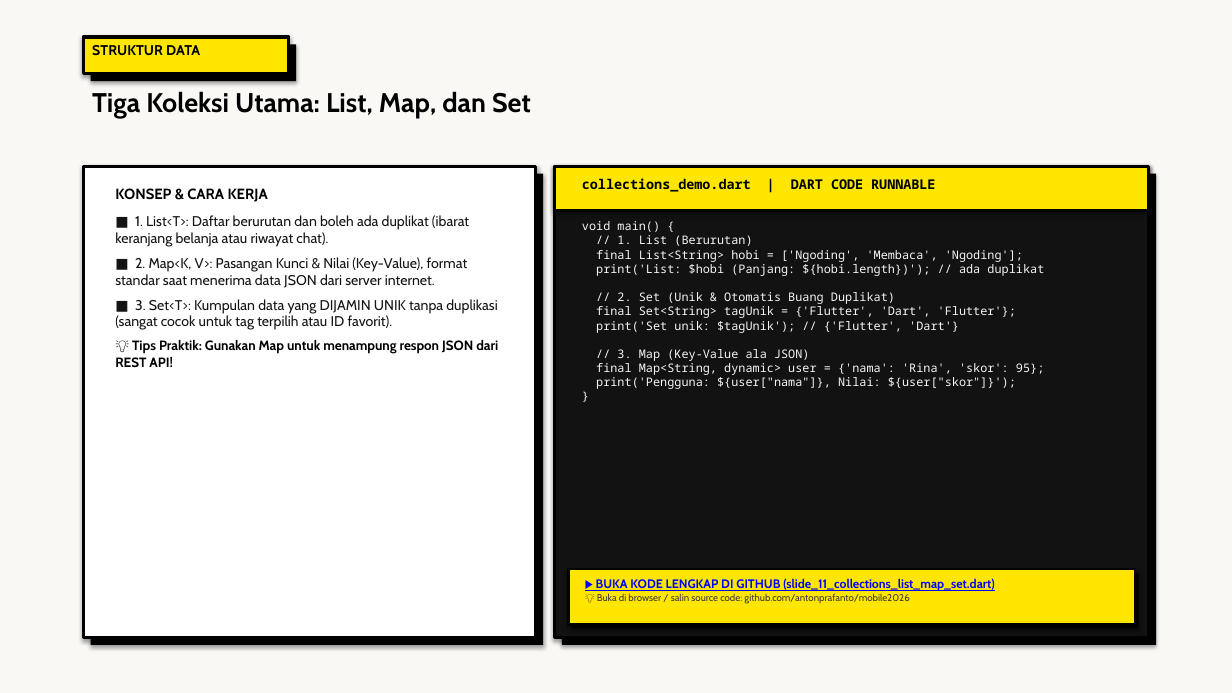
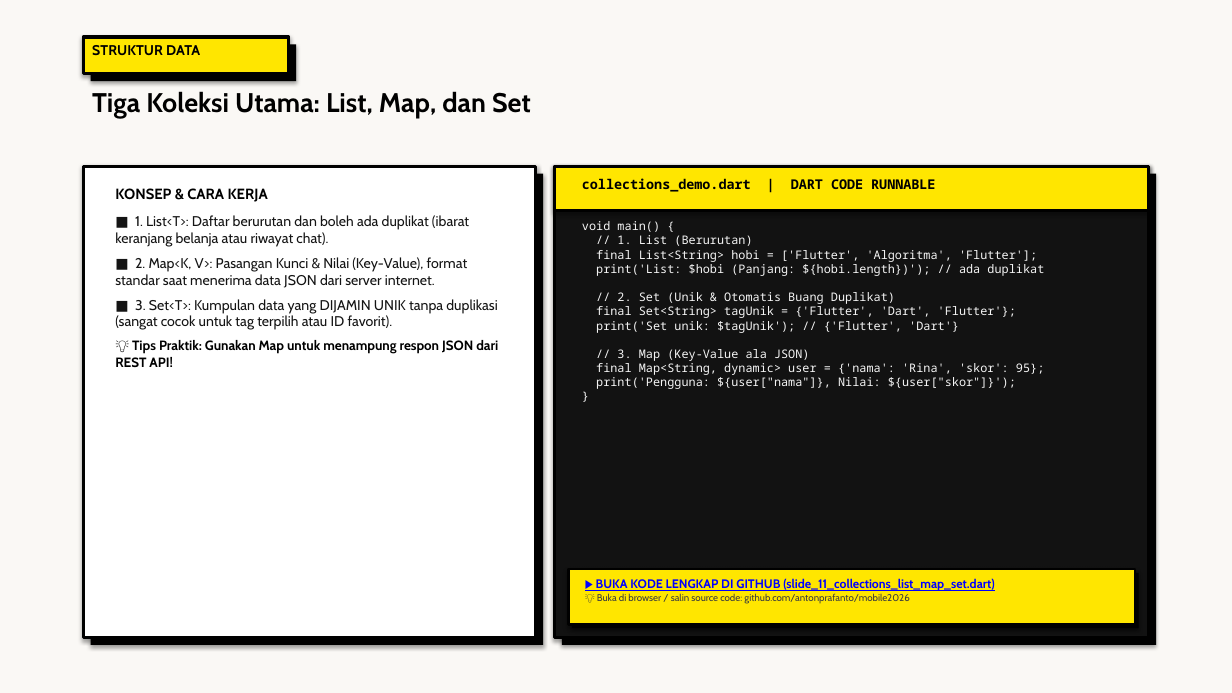
Before and after one commit to antonprafanto/mobile2026, a slide deck: slide 11 of 03_slide_presentasi/PERTEMUAN_02_Modern_Dart_Programming.pptx. Drawn at 1232x693 pixels with LibreOffice and Linux fonts; fonts in the diff are those of the drawing. Boxes give left, top, right and bottom in pixels: in the first picture for what was removed or moved away, otherwise in the second. Text is boxed around its words. In the diff, an @@ line names an element or a change of style, - is before the commit and + after.

```diff
--- a/03_slide_presentasi/PERTEMUAN_02_Modern_Dart_Programming.pptx
+++ b/03_slide_presentasi/PERTEMUAN_02_Modern_Dart_Programming.pptx
@@ text at box(582, 221, 1044, 389): text changed @@
-void main() {
-// 1. List (Berurutan)
-final List<String> hobi = ['Ngoding', 'Membaca', 'Ngoding'];
-print('List: $hobi (Panjang: ${hobi.length})'); // ada duplikat
-// 2. Set (Unik & Otomatis Buang Duplikat)
-final Set<String> tagUnik = {'Flutter', 'Dart', 'Flutter'};
-print('Set unik: $tagUnik'); // {'Flutter', 'Dart'}
-// 3. Map (Key-Value ala JSON)
-final Map<String, dynamic> user = {'nama': 'Rina', 'skor': 95};
-print('Pengguna: ${user["nama"]}, Nilai: ${user["skor"]}');
-}
+void main() {
+// 1. List (Berurutan)
+final List<String> hobi = ['Flutter', 'Algoritma', 'Flutter'];
+print('List: $hobi (Panjang: ${hobi.length})'); // ada duplikat
+// 2. Set (Unik & Otomatis Buang Duplikat)
+final Set<String> tagUnik = {'Flutter', 'Dart', 'Flutter'};
+print('Set unik: $tagUnik'); // {'Flutter', 'Dart'}
+// 3. Map (Key-Value ala JSON)
+final Map<String, dynamic> user = {'nama': 'Rina', 'skor': 95};
+print('Pengguna: ${user["nama"]}, Nilai: ${user["skor"]}');
+}
```
Also in this commit, not shown: 3 other slides changed, 22 other files.
